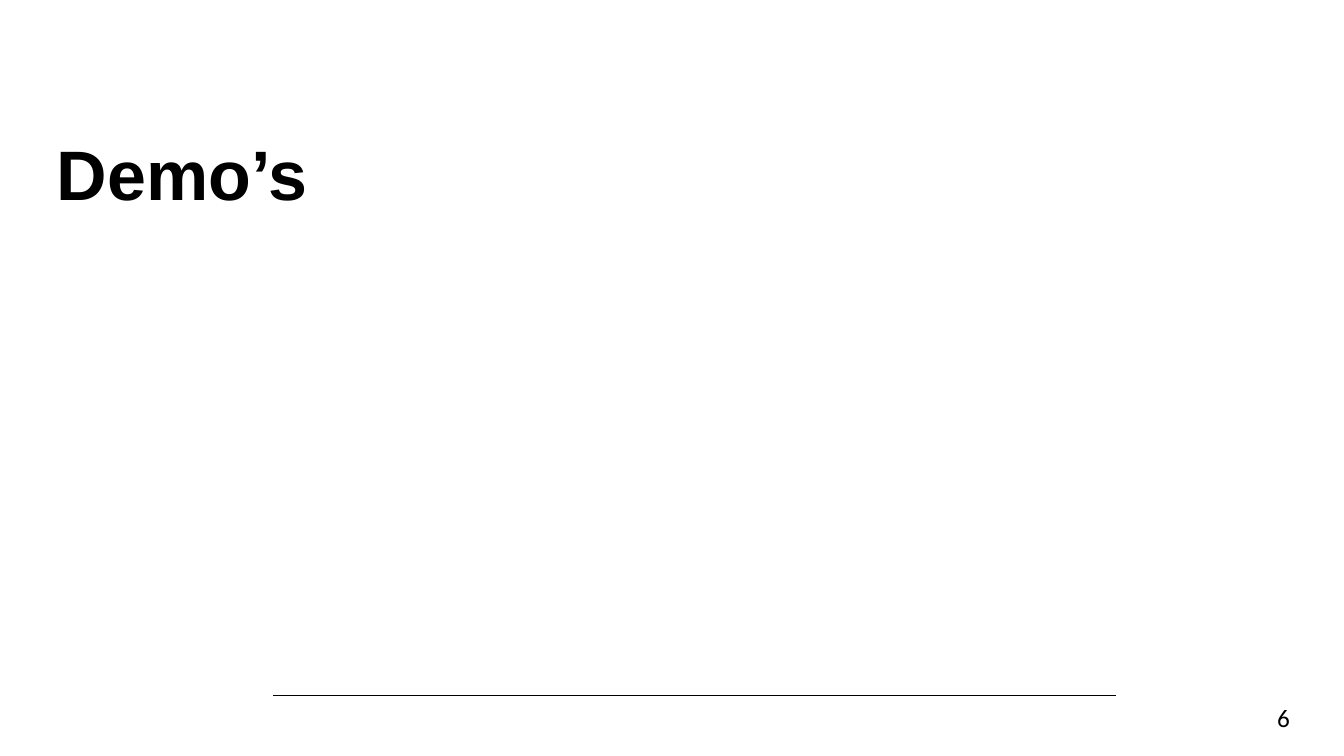
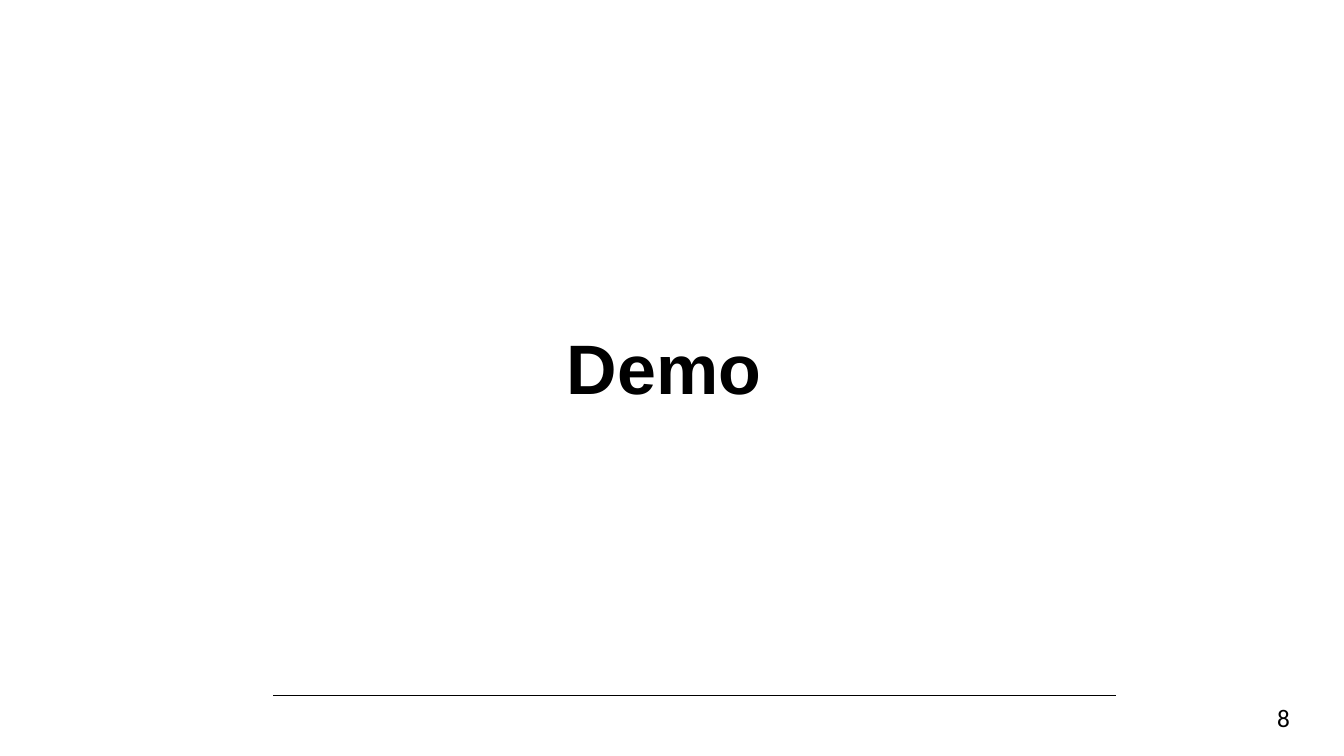
Before and after one commit to JonasVanhulst/DepthMonitor, a slide deck: slide 9 of Presentation/Elektronische_Systemen_Sensors.pptx. Drawn at 1344x756 pixels with LibreOffice and Linux fonts; fonts in the diff are those of the drawing; background and template pictures are left out. Boxes give left, top, right and bottom in pixels: in the first picture for what was removed or moved away, otherwise in the second. Text is boxed around its words. In the diff, an @@ line names an element or a change of style, - is before the commit and + after.

```diff
--- a/Presentation/Elektronische_Systemen_Sensors.pptx
+++ b/Presentation/Elektronische_Systemen_Sensors.pptx
@@ title at (x1=567, y1=346, x2=761, y2=395): text changed @@
-Demo’s
+Demo
@@ text at (x1=1277, y1=709, x2=1290, y2=728): text changed @@
-6
+8
```
Also in this commit, not shown: 7 other slides changed.
